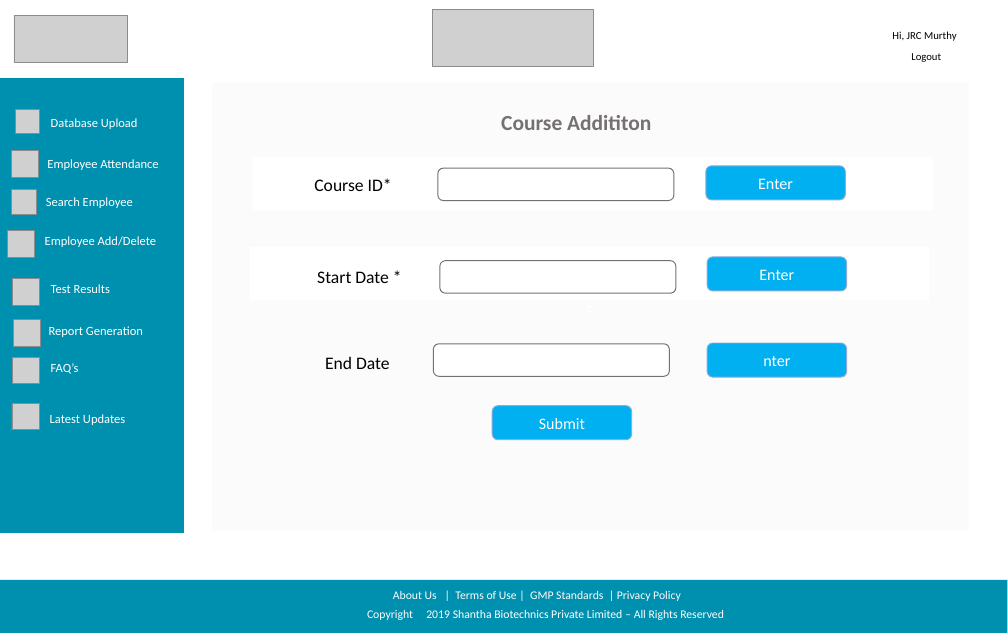
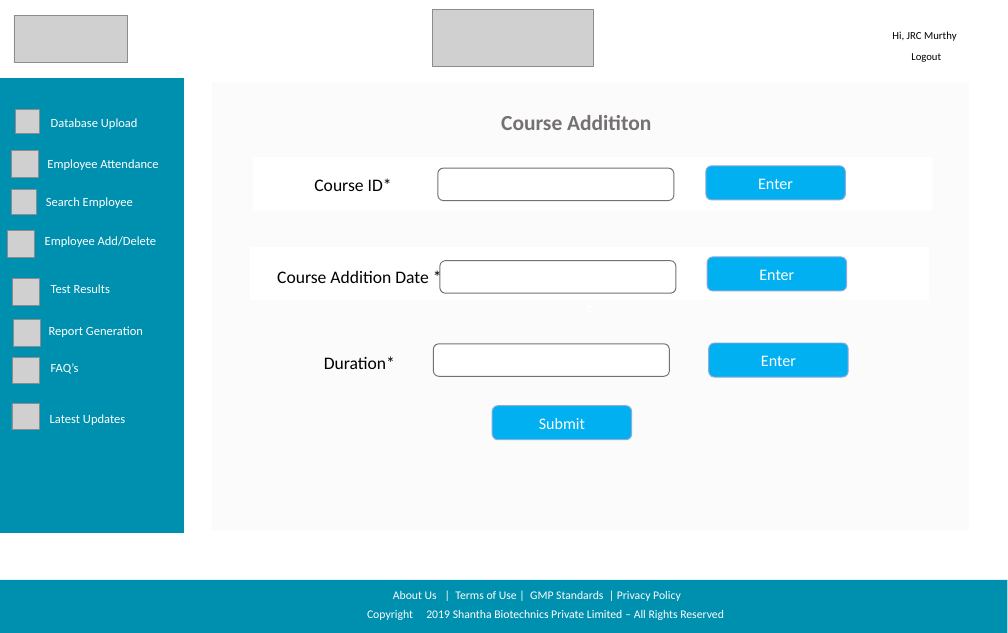
Before and after one commit to sarthakbhutani/Shantha_sih2019, a slide deck: slide 2 of Documentation/Screen Designs/Shanta Sanofi Screen Designs.pptx. Drawn at 1008x633 pixels with LibreOffice and Linux fonts; fonts in the diff are those of the drawing; grey boxes stand for pictures; background and template pictures are left out. Boxes give left, top, right and bottom in pixels: in the first picture for what was removed or moved away, otherwise in the second. Text is boxed around its words. In the diff, an @@ line names an element or a change of style, - is before the commit and + after.

```diff
--- a/Documentation/Screen Designs/Shanta Sanofi Screen Designs.pptx
+++ b/Documentation/Screen Designs/Shanta Sanofi Screen Designs.pptx
@@ text at [277, 270, 429, 283]: text changed @@
-Start Date *
+Course Addition Date *
@@ text at [324, 356, 395, 369]: text changed @@
-End Date
+Duration*
@@ text in rounded rectangle at [761, 355, 796, 366]: text changed @@
-nter
+Enter
```
Also in this commit, not shown: 3 other slides changed, 2 other files.
